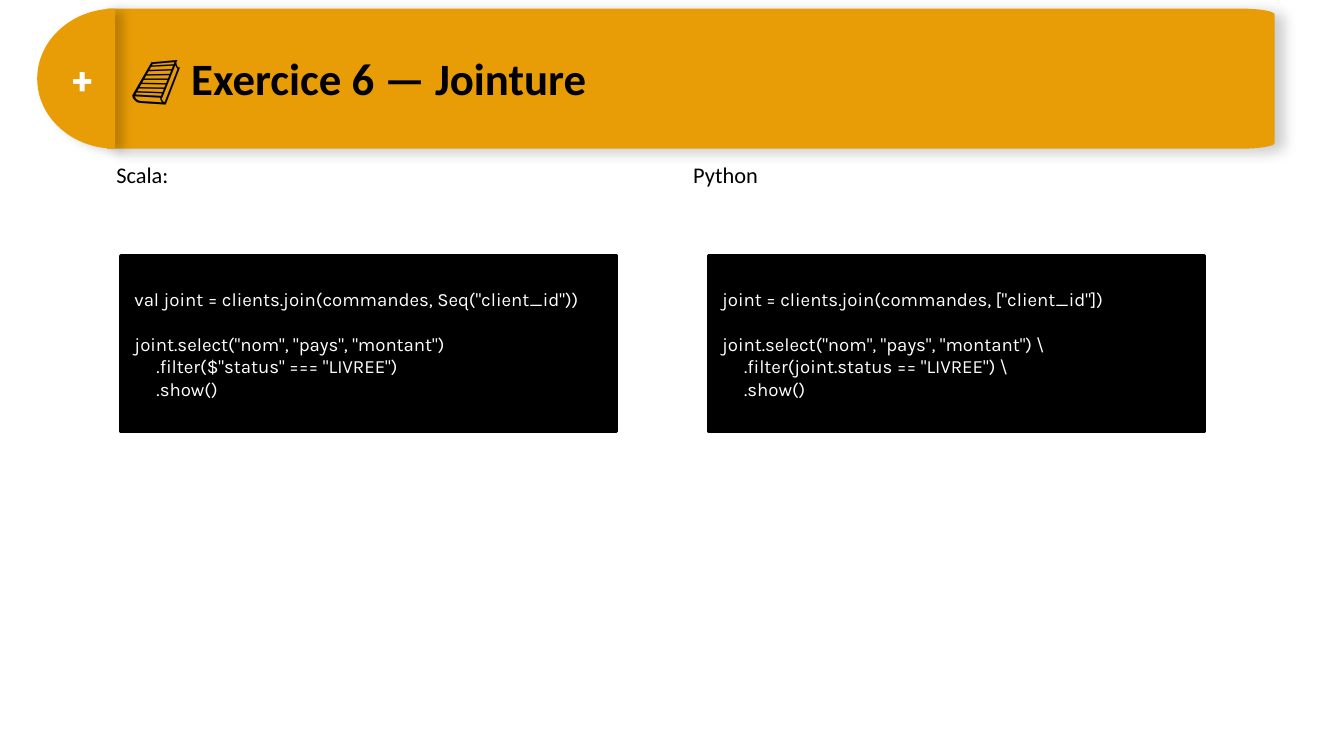
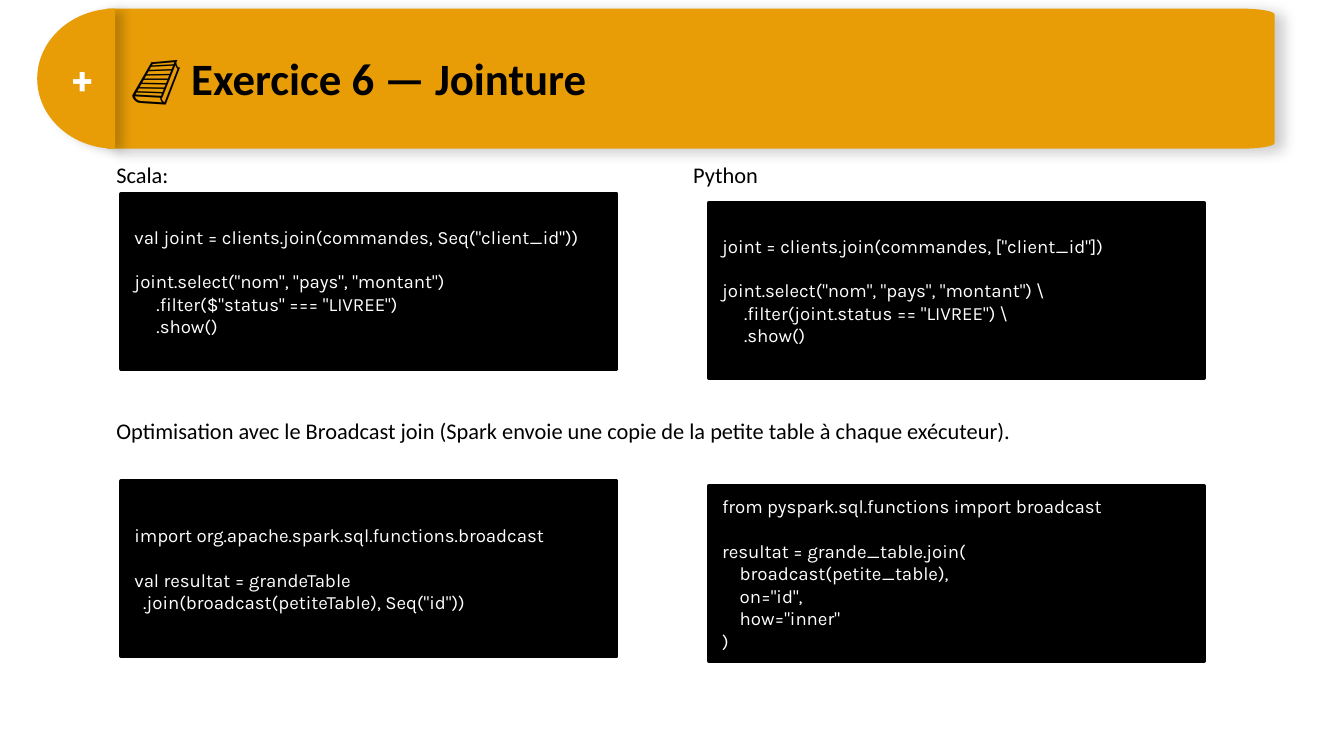
Before and after one commit to DARGOUARCH/spark_formation, a slide deck: slide 31 of 4 - NSparkAvancé - Spark Shell.pptx. Drawn at 1344x756 pixels with LibreOffice and Linux fonts; fonts in the diff are those of the drawing. Boxes give left, top, right and bottom in pixels: in the first picture for what was removed or moved away, otherwise in the second. Text is boxed around its words. In the diff, an @@ line names an element or a change of style, - is before the commit and + after.

Commit message:
Ajout jointure Broadcat

```diff
--- a/4 - NSparkAvancé - Spark Shell.pptx
+++ b/4 - NSparkAvancé - Spark Shell.pptx
@@ rectangle "val joint = clients.join(commandes, Seq("client_id"))": place and size @@
-rectangle "val joint = clients.join(commandes, Seq("client_id"))" at (121, 257, 617, 431)
+rectangle "val joint = clients.join(commandes, Seq("client_id"))" at (121, 194, 617, 368)
@@ rectangle "joint = clients.join(commandes, ["client_id"])": place and size @@
-rectangle "joint = clients.join(commandes, ["client_id"])" at (708, 257, 1204, 431)
+rectangle "joint = clients.join(commandes, ["client_id"])" at (708, 203, 1204, 378)
@@ text at (116, 423, 1010, 443): paragraph added @@
+Optimisation avec le Broadcast join (Spark envoie une copie de la petite table à chaque exécuteur).
@@ rectangle added at (121, 481, 617, 656), fill #000000, outline #000000 2 pt, 10 pt, text #FFFFFF @@
+import org.apache.spark.sql.functions.broadcast
+val resultat = grandeTable
+.join(broadcast(petiteTable), Seq("id"))
@@ rectangle added at (708, 487, 1204, 661), fill #000000, outline #000000 2 pt, 10 pt, text #FFFFFF @@
+from pyspark.sql.functions import broadcast
+resultat = grande_table.join(
+broadcast(petite_table),
+on="id",
+how="inner"
+)
```
